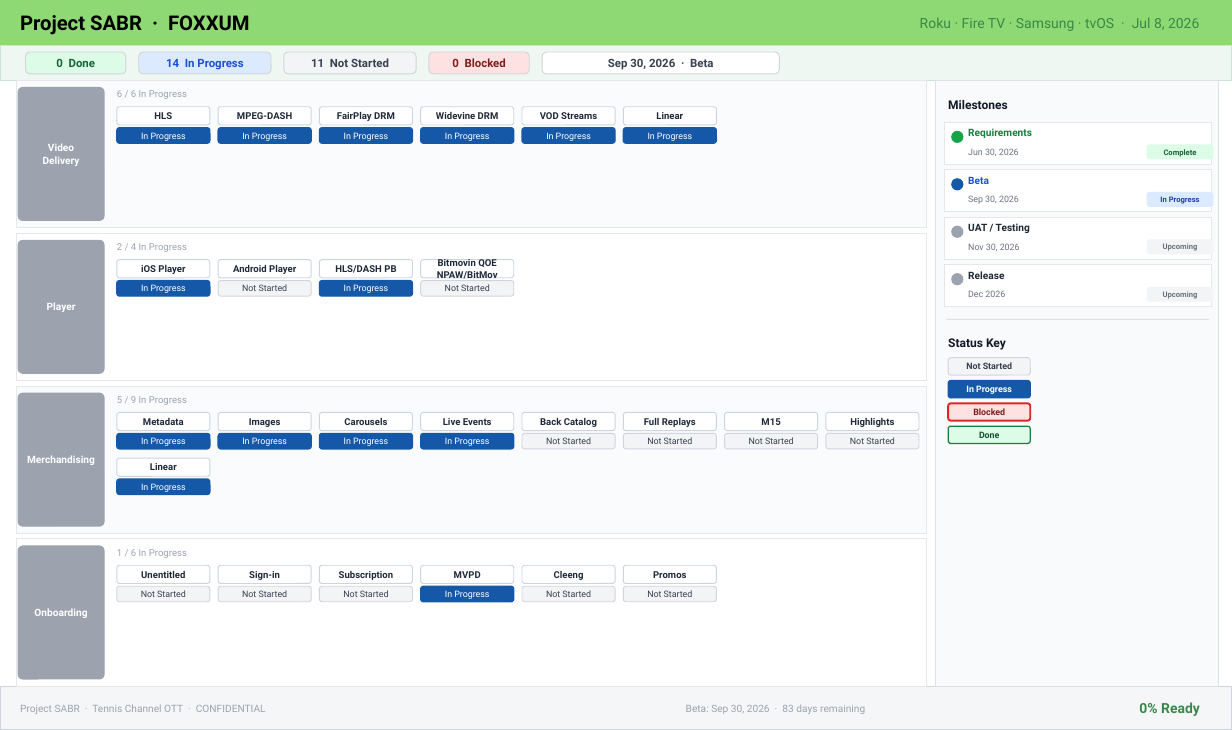
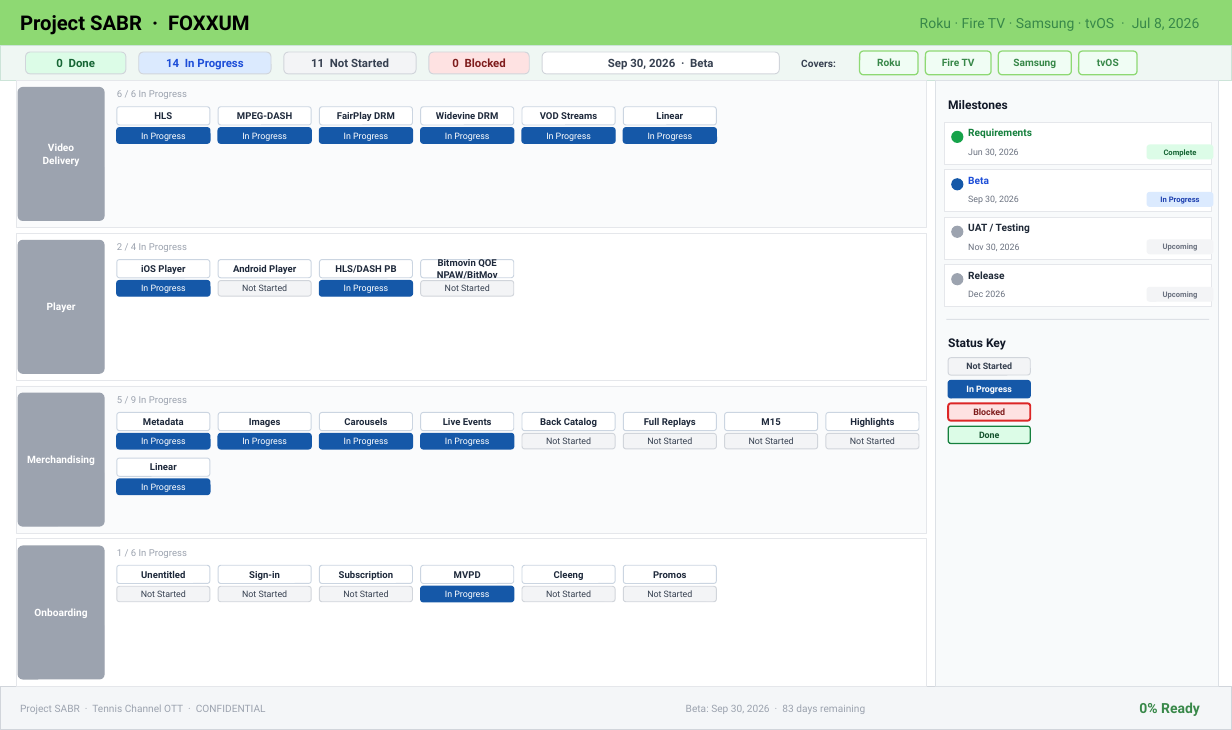
Before and after one commit to jfvtennis/sabr-reporting, a slide deck: slide 7 of SABR_CPR_Component_Status.pptx. Drawn at 1232x730 pixels with LibreOffice and Linux fonts; fonts in the diff are those of the drawing. Boxes give left, top, right and bottom in pixels: in the first picture for what was removed or moved away, otherwise in the second. Text is boxed around its words. In the diff, an @@ line names an element or a change of style, - is before the commit and + after.

```diff
--- a/SABR_CPR_Component_Status.pptx
+++ b/SABR_CPR_Component_Status.pptx
@@ text added at (801, 59, 836, 67), 8 pt, text #374151, bold @@
+Covers:
@@ rounded rectangle added at (860, 51, 918, 75), fill #F0FDF4, outline #8ED973 1 pt @@
@@ text added at (877, 58, 900, 66), 8 pt, text #388849, bold @@
+Roku
@@ rounded rectangle added at (925, 51, 991, 75), fill #F0FDF4, outline #8ED973 1 pt @@
@@ text added at (942, 58, 975, 66), 8 pt, text #388849, bold @@
+Fire TV
@@ rounded rectangle added at (998, 51, 1071, 75), fill #F0FDF4, outline #8ED973 1 pt @@
@@ text added at (1013, 58, 1056, 68), 8 pt, text #388849, bold @@
+Samsung
@@ rounded rectangle added at (1079, 51, 1137, 75), fill #F0FDF4, outline #8ED973 1 pt @@
@@ text added at (1097, 58, 1119, 66), 8 pt, text #388849, bold @@
+tvOS
```
Also in this commit, not shown: 1 other slide changed, 10 other files.
